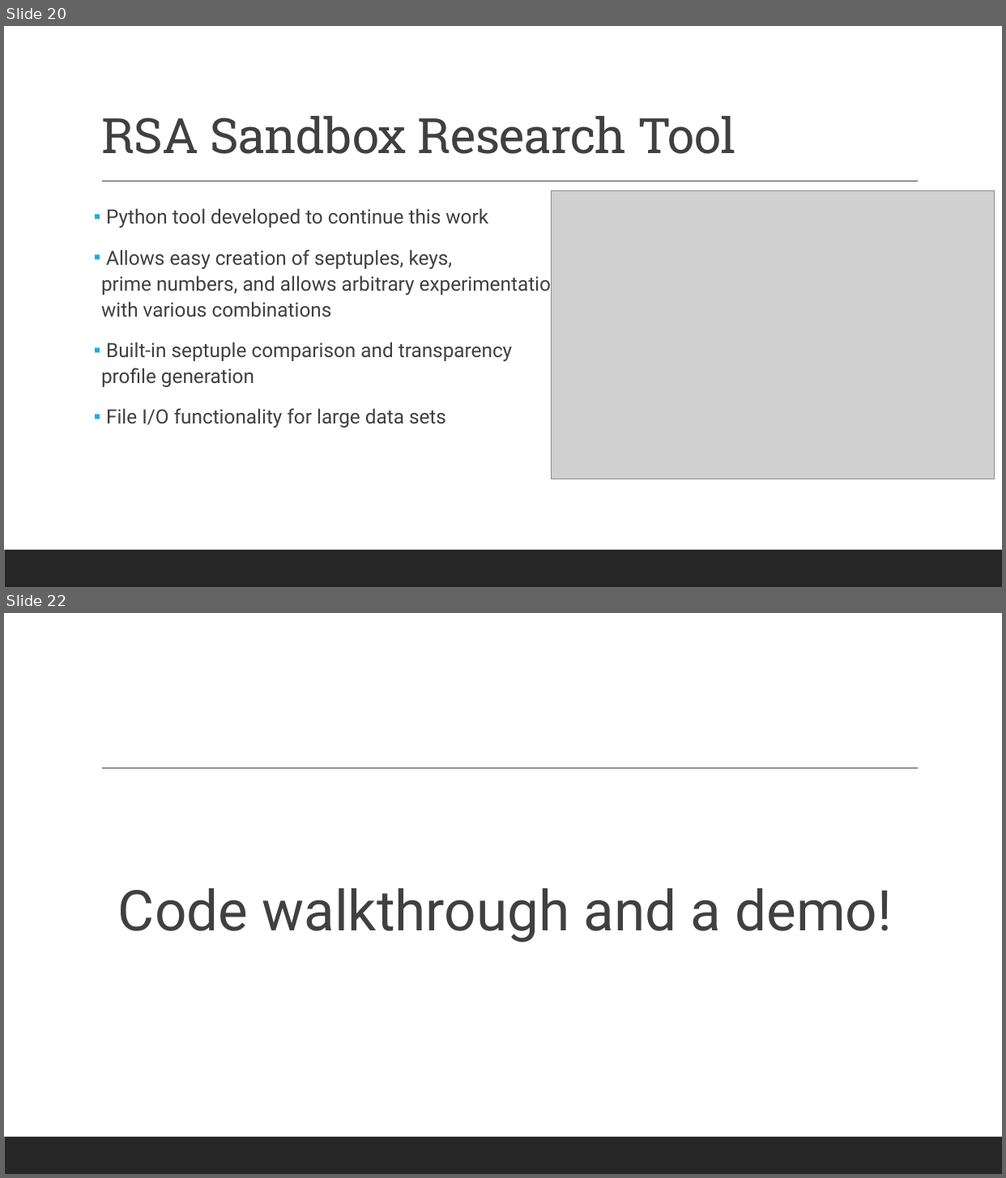
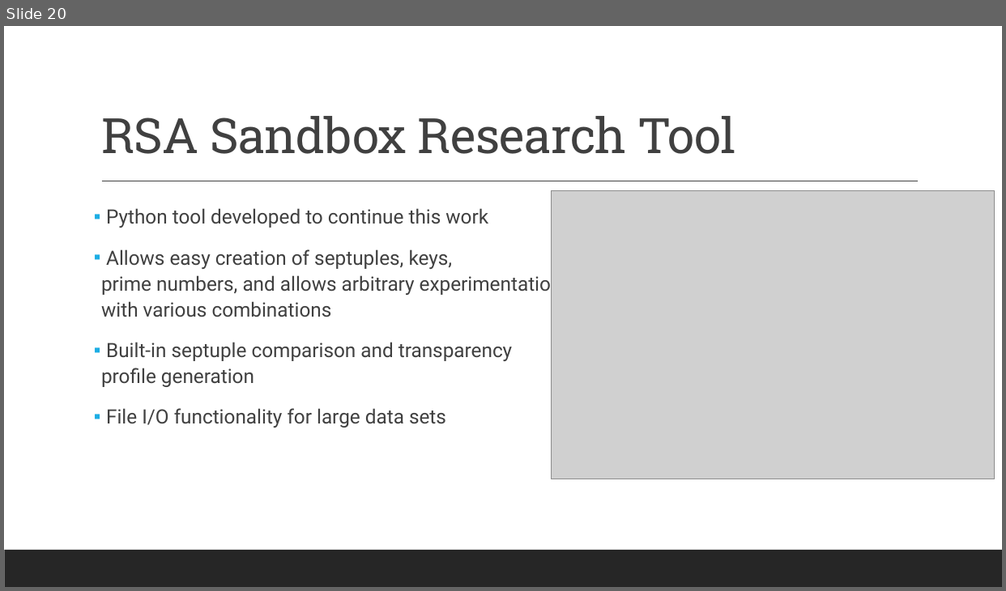
Before and after one commit to aronjschwartz/RSA_Encryption, a slide deck: RSA_Presentations/RSA_Research_Presentation_AronSchwartz.pptx. Shown one above the other, each under a label of ours: slides 20 and 22 before the commit, slide 20 after it; the slides between them are not shown. The pictures are 1006x1178 and 1006x591 pixels, drawn with LibreOffice and Linux fonts; fonts in the diff are those of the drawing; grey boxes stand for pictures. Boxes give left, top, right and bottom in pixels: in the first picture for what was removed or moved away, otherwise in the second. Text is boxed around its words. In the diff, an @@ line names an element or a change of style, - is before the commit and + after.

```diff
--- a/RSA_Presentations/RSA_Research_Presentation_AronSchwartz.pptx
+++ b/RSA_Presentations/RSA_Research_Presentation_AronSchwartz.pptx
@@ slide 22 removed at (4,613,1002,1174), background #FFFFFF; not listed: 2 template elements that a slide beside it also shows @@
@@ text removed at (118,888,892,943) @@
-Code walkthrough and a demo!
```
Also in this commit, not shown: 12 slides changed.
